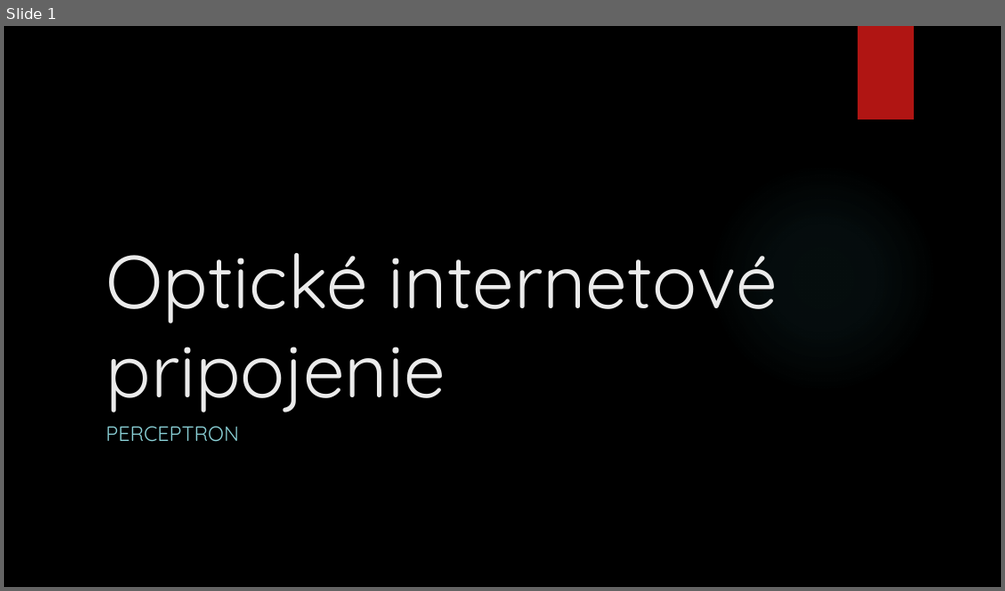
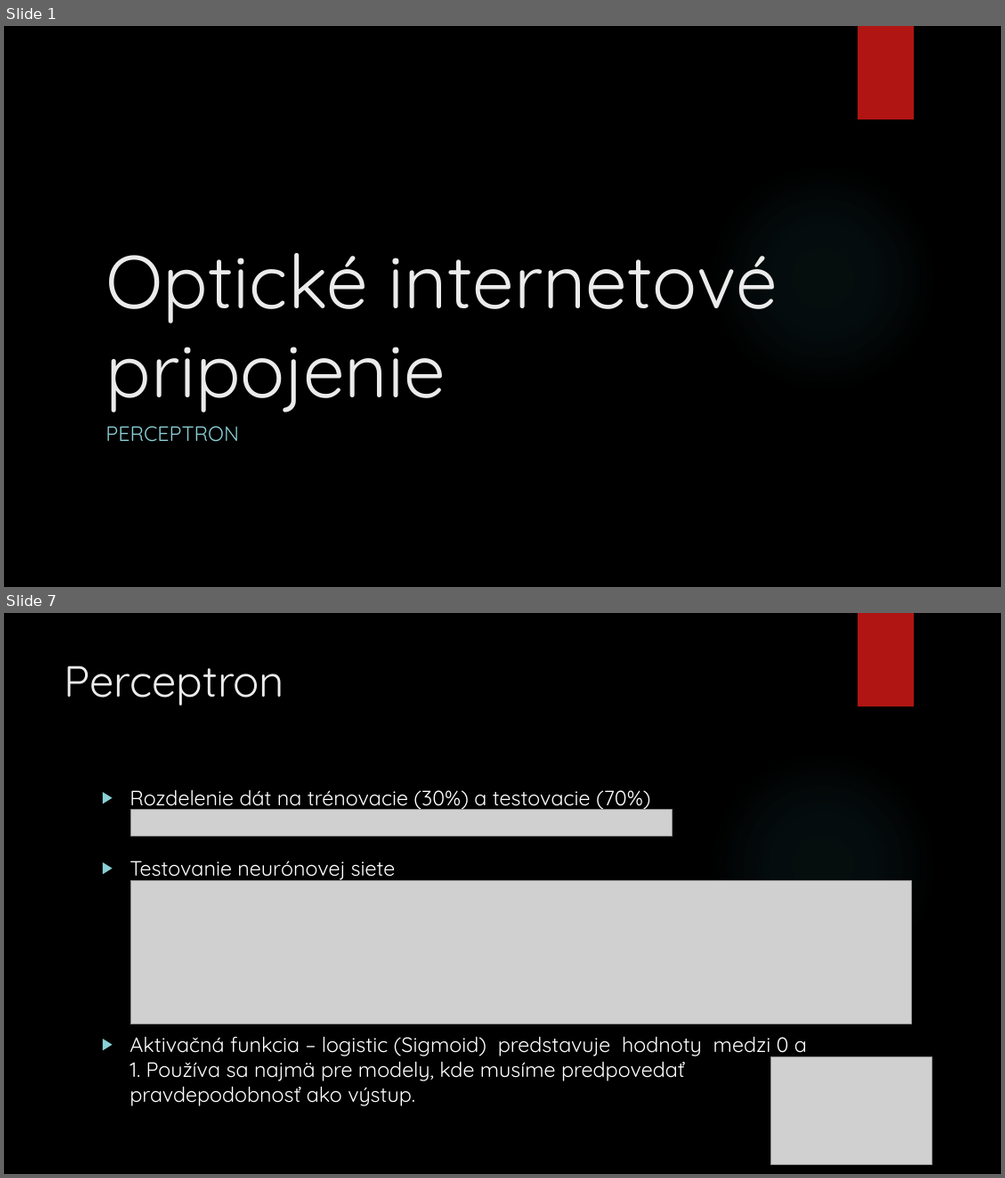
Before and after one commit to georgeob/Centes_NS2020, a slide deck: projekt_Centes.pptx. Shown one above the other, each under a label of ours: slide 1 before the commit, slides 1 and 7 after it; the slides between them are not shown. The pictures are 1005x591 and 1005x1178 pixels, drawn with LibreOffice and Linux fonts; fonts in the diff are those of the drawing; grey boxes stand for pictures; background and template pictures are left out. Boxes give left, top, right and bottom in pixels: in the first picture for what was removed or moved away, otherwise in the second. Text is boxed around its words. In the diff, an @@ line names an element or a change of style, - is before the commit and + after.

```diff
--- a/projekt_Centes.pptx
+++ b/projekt_Centes.pptx
@@ slide 7 added at <box>4,613,1001,1174</box>, background picture (left out); not listed: 2 template elements that a slide beside it also shows @@
@@ title added at <box>65,666,285,706</box>, 42 pt, text #EBEBEB @@
+Perceptron
@@ text added at <box>129,790,807,1106</box>, 20 pt, text #FFFFFF @@
+▶ Rozdelenie dát na trénovacie (30%) a testovacie (70%)
+▶ Testovanie neurónovej siete
+▶ Aktivačná funkcia – logistic (Sigmoid) predstavuje hodnoty medzi 0 a 1. Používa sa najmä pre modely, kde musíme predpovedať pravdepodobnosť ako výstup.
@@ picture added at <box>130,810,672,835</box> @@
@@ picture added at <box>130,881,911,1024</box> @@
@@ picture added at <box>770,1057,931,1164</box> @@
```
Also in this commit, not shown: 4 slides changed, 5 other slides added, 2 slides removed.
